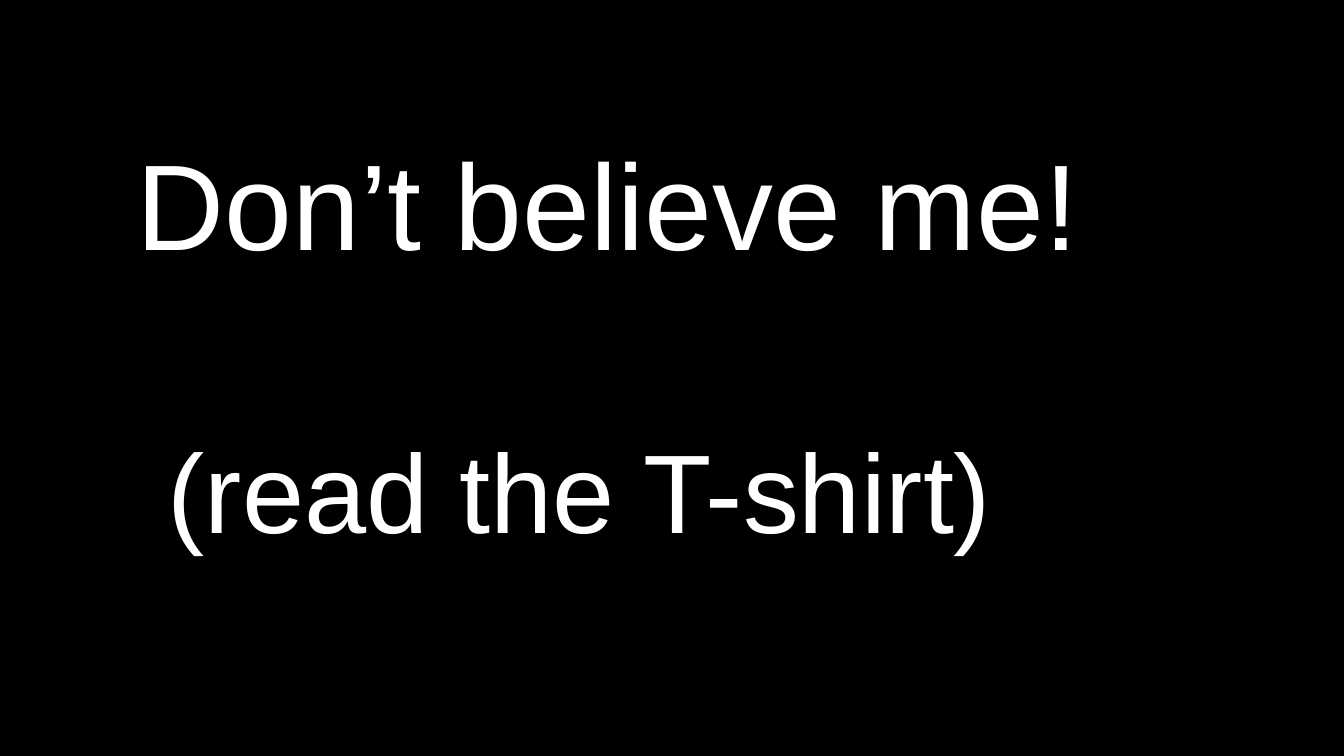
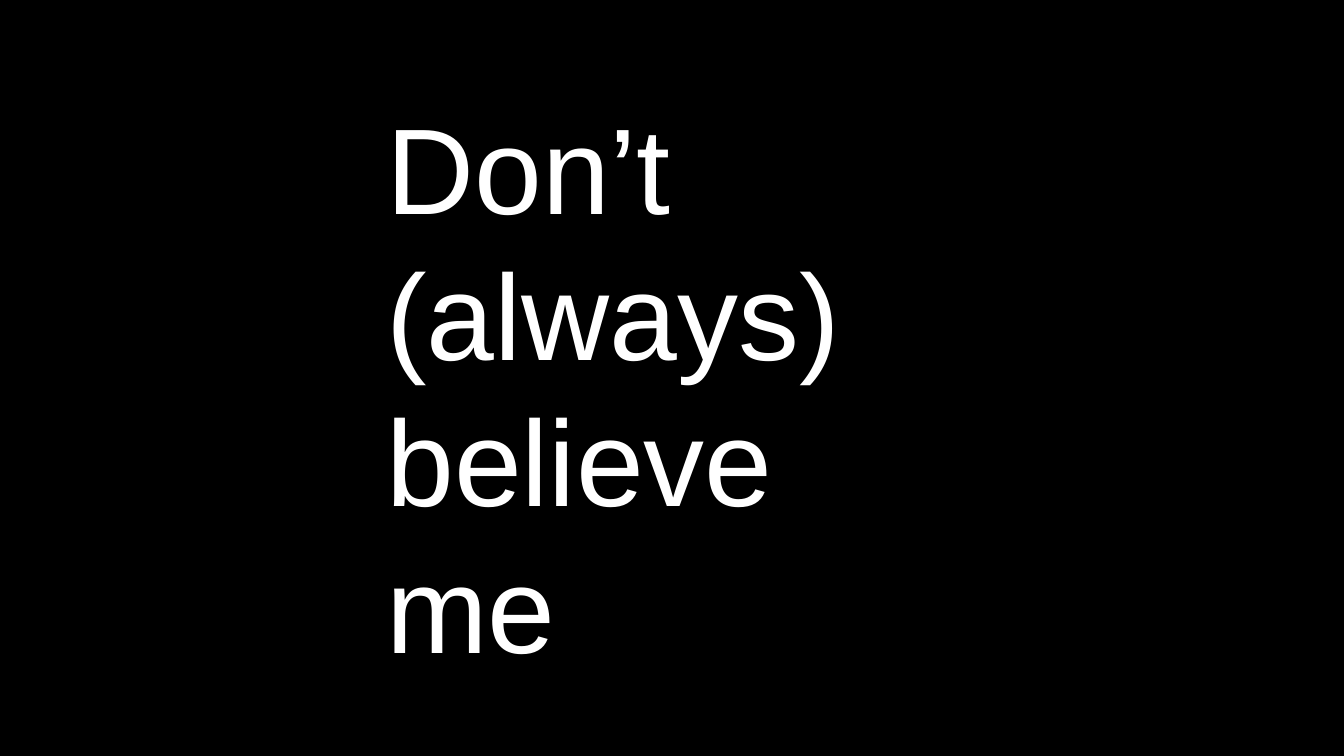
Before and after one commit to numical/jsacademy, a slide deck: slide 6 of session1/Talk1.odp (slide 5 before the commit). Drawn at 1344x756 pixels with LibreOffice and Linux fonts; fonts in the diff are those of the drawing. Boxes give left, top, right and bottom in pixels: in the first picture for what was removed or moved away, otherwise in the second. Text is boxed around its words. In the diff, an @@ line names an element or a change of style, - is before the commit and + after.

```diff
--- a/session1/Talk1.odp
+++ b/session1/Talk1.odp
@@ text at <box>386,130,840,655</box>: text changed; size 66 to 72 pt @@
-Don’t believe me!
-(read the T-shirt)
+Don’t
+(always)
+believe
+me
```
Also in this commit, not shown: 8 other slides changed, 5 slides added, 4 slides removed, 15 other files.
